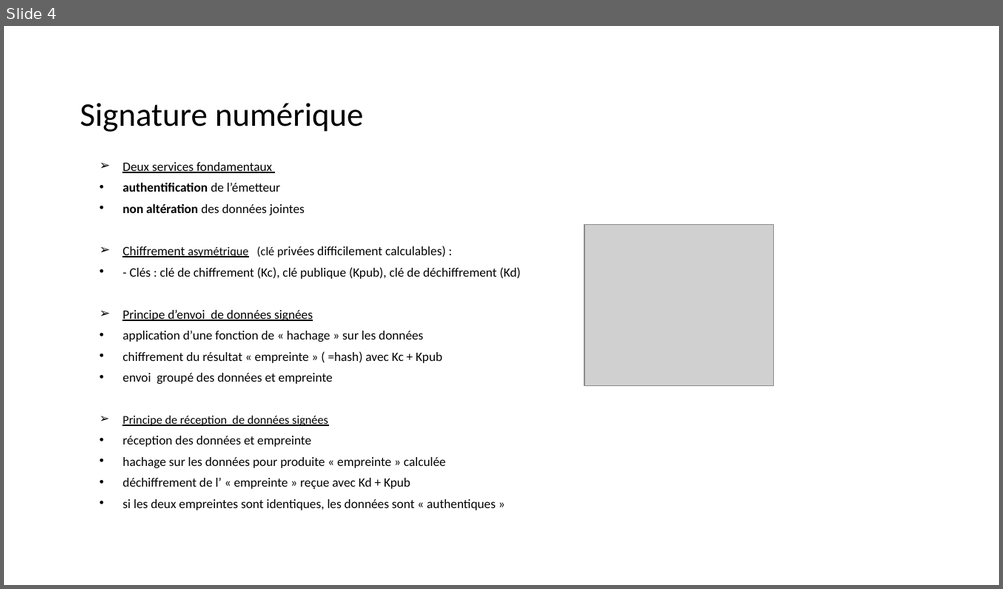
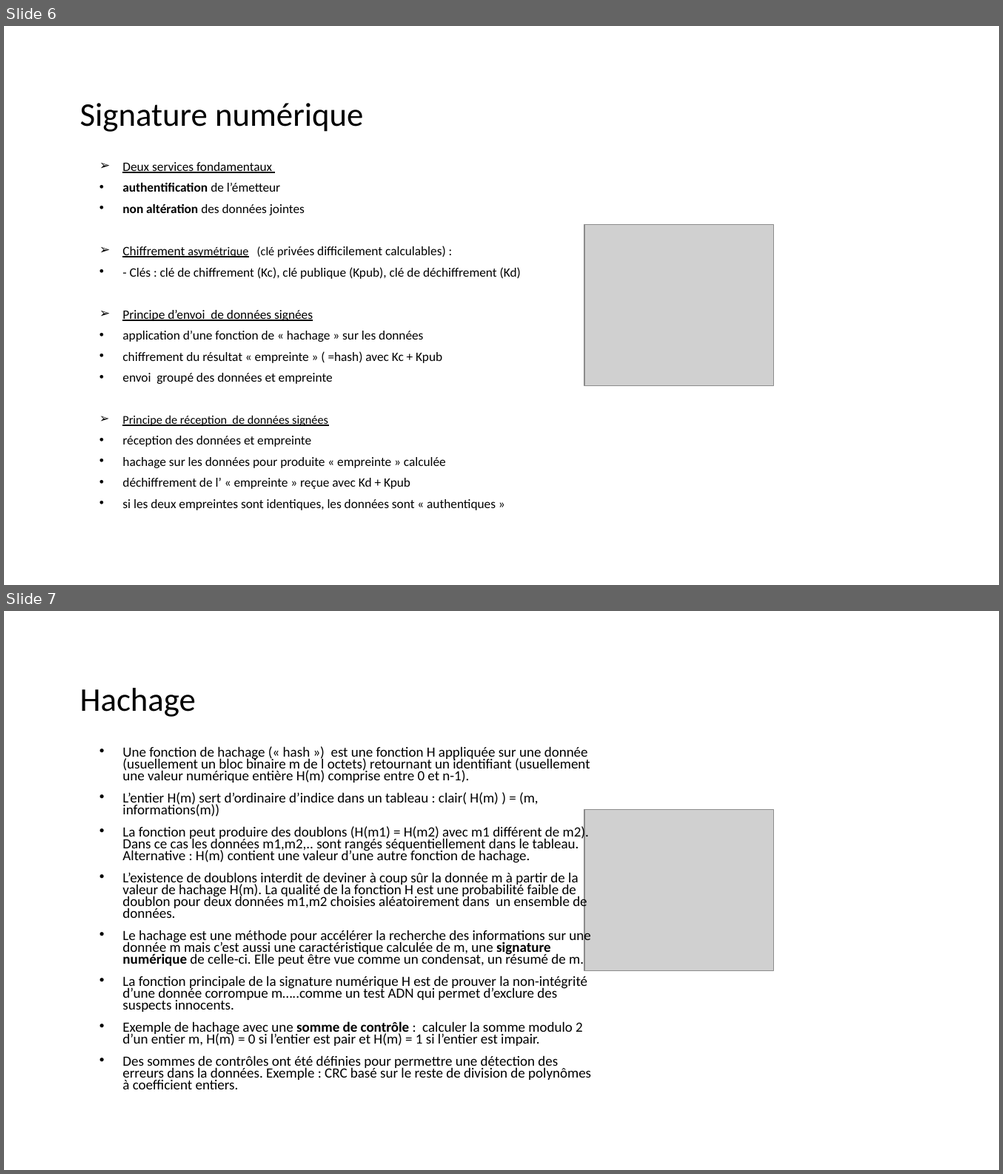
Before and after one commit to dominiquelaurain/fastecdsa, a slide deck: docs/Autoformation_Git.pptx. Shown one above the other, each under a label of ours: slide 4 before the commit, slides 6 and 7 after it. The pictures are 1003x589 and 1003x1174 pixels, drawn with LibreOffice and Linux fonts; fonts in the diff are those of the drawing; grey boxes stand for pictures. Boxes give left, top, right and bottom in pixels: in the first picture for what was removed or moved away, otherwise in the second. Text is boxed around its words. In the diff, an @@ line names an element or a change of style, - is before the commit and + after.

```diff
--- a/docs/Autoformation_Git.pptx
+++ b/docs/Autoformation_Git.pptx
@@ slide 7 added at [4,611,999,1170], background #FFFFFF @@
@@ title added at [80,688,196,717], 32 pt, text #000000 @@
+Hachage
@@ text added at [122,746,591,1090], 13.6 pt, text #000000 @@
+• Une fonction de hachage (« hash ») est une fonction H appliquée sur une donnée (usuellement un bloc binaire m de l octets) retournant un identifiant (usuellement une valeur numérique entière H(m) comprise entre 0 et n-1).
+• L’entier H(m) sert d’ordinaire d’indice dans un tableau : clair( H(m) ) = (m, informations(m))
+• La fonction peut produire des doublons (H(m1) = H(m2) avec m1 différent de m2). Dans ce cas les données m1,m2,.. sont rangés séquentiellement dans le tableau. Alternative : H(m) contient une valeur d’une autre fonction de hachage.
+• L’existence de doublons interdit de deviner à coup sûr la donnée m à partir de la valeur de hachage H(m). La qualité de la fonction H est une probabilité faible de doublon pour deux données m1,m2 choisies aléatoirement dans un ensemble de données.
+• Le hachage est une méthode pour accélérer la recherche des informations sur une donnée m mais c’est aussi une caractéristique calculée de m, une signature numérique de celle-ci. Elle peut être vue comme un condensat, un résumé de m.
+• La fonction principale de la signature numérique H est de prouver la non-intégrité d’une donnée corrompue m…..comme un test ADN qui permet d’exclure des suspects innocents.
+• Exemple de hachage avec une somme de contrôle : calculer la somme modulo 2 d’un entier m, H(m) = 0 si l’entier est pair et H(m) = 1 si l’entier est impair.
+• Des sommes de contrôles ont été définies pour permettre une détection des erreurs dans la données. Exemple : CRC basé sur le reste de division de polynômes à coefficient entiers.
@@ picture added at [584,810,774,971] @@
@@ what was slide 4 is now slide 6 @@
```
Also in this commit, not shown: 1 slide changed, 4 other slides added.
